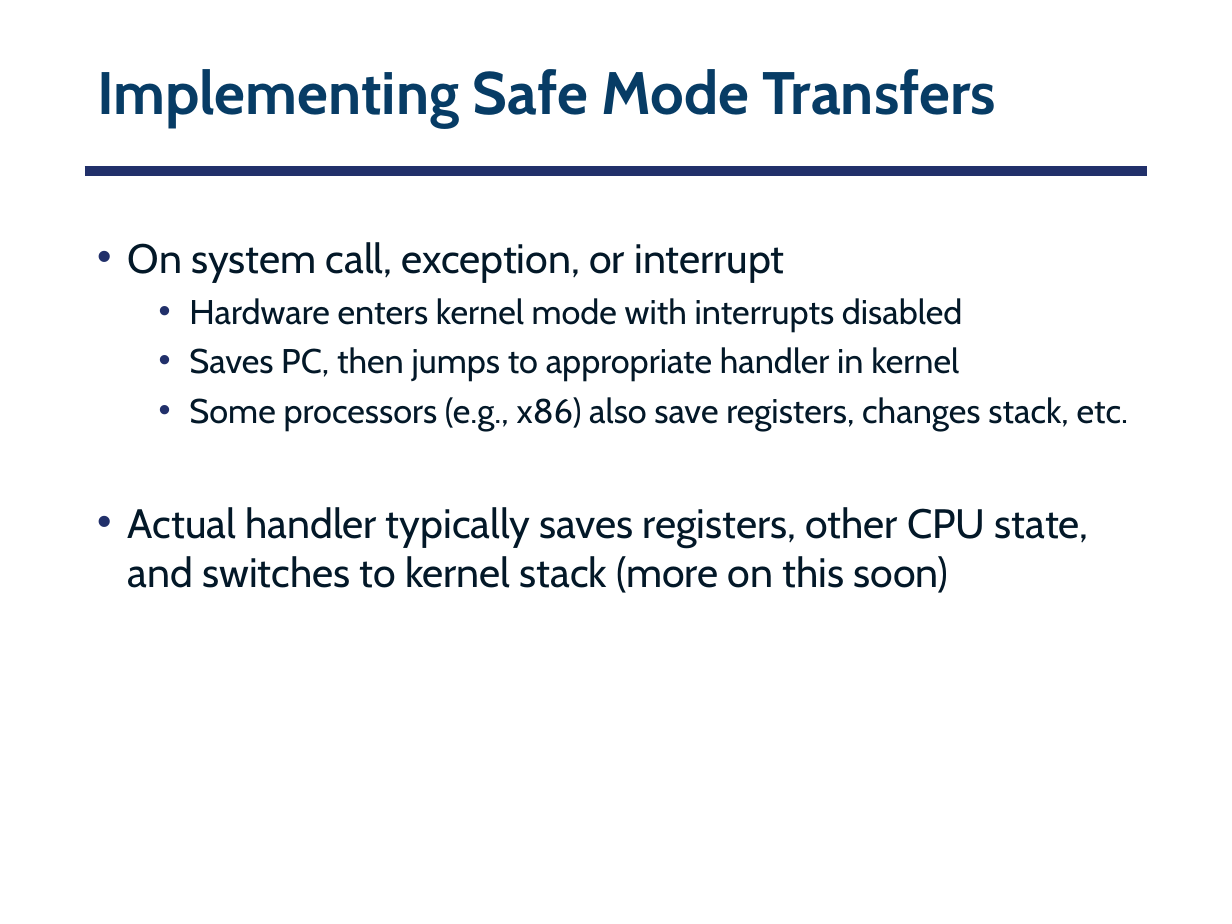
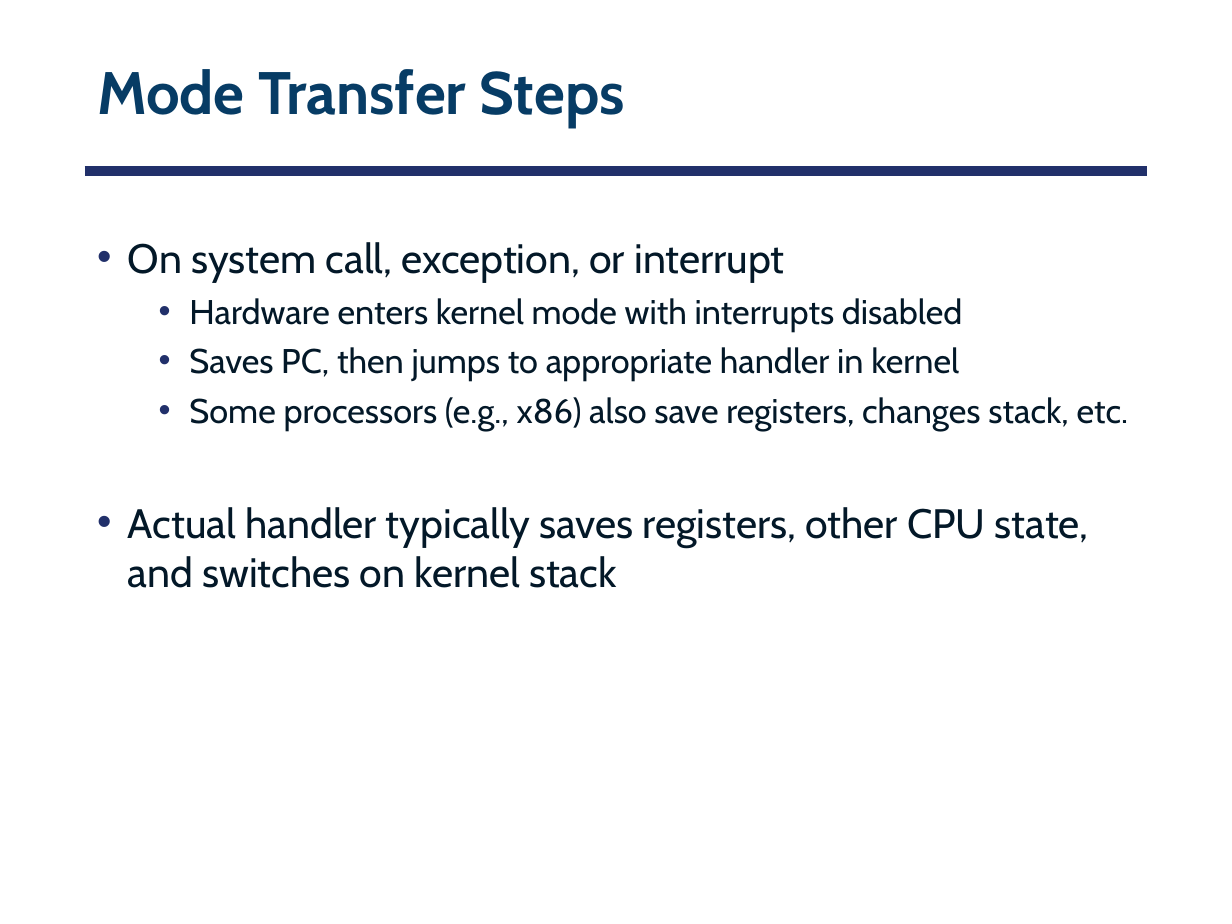
Before and after one commit to smajidzahedi/ECE350, a slide deck: slide 53 of 02-concepts.pptx. Drawn at 1232x924 pixels with LibreOffice and Linux fonts; fonts in the diff are those of the drawing. Boxes give left, top, right and bottom in pixels: in the first picture for what was removed or moved away, otherwise in the second. Text is boxed around its words. In the diff, an @@ line names an element or a change of style, - is before the commit and + after.

```diff
--- a/02-concepts.pptx
+++ b/02-concepts.pptx
@@ title at box(97, 69, 625, 128): text changed @@
-Implementing Safe Mode Transfers
+Mode Transfer Steps
@@ text at box(128, 507, 1089, 588): text changed @@
-• Actual handler typically saves registers, other CPU state, and switches to kernel stack (more on this soon)
+• Actual handler typically saves registers, other CPU state, and switches on kernel stack
```
Also in this commit, not shown: 7 other slides changed, 1 slide added, 1 slide removed, 3 other files.
